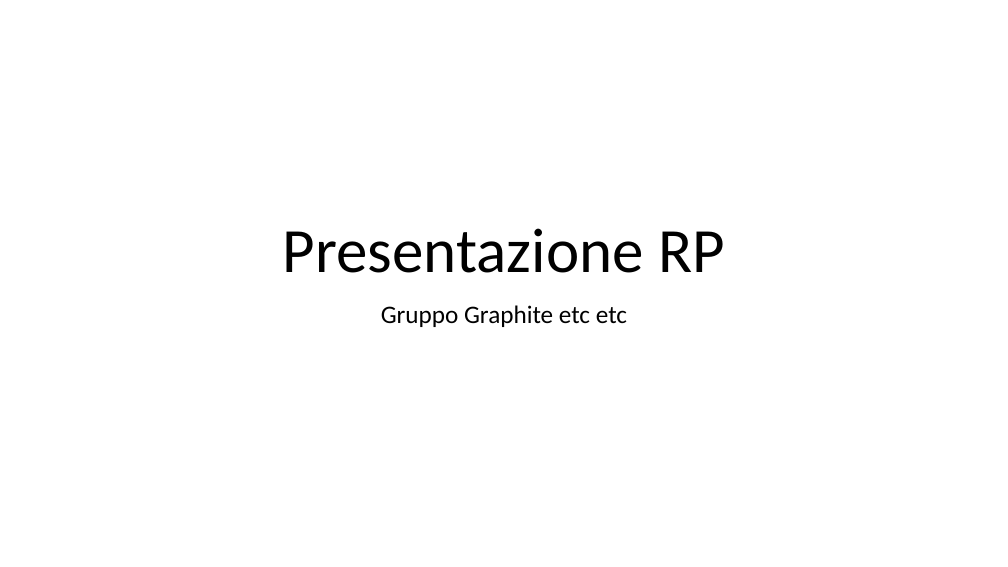
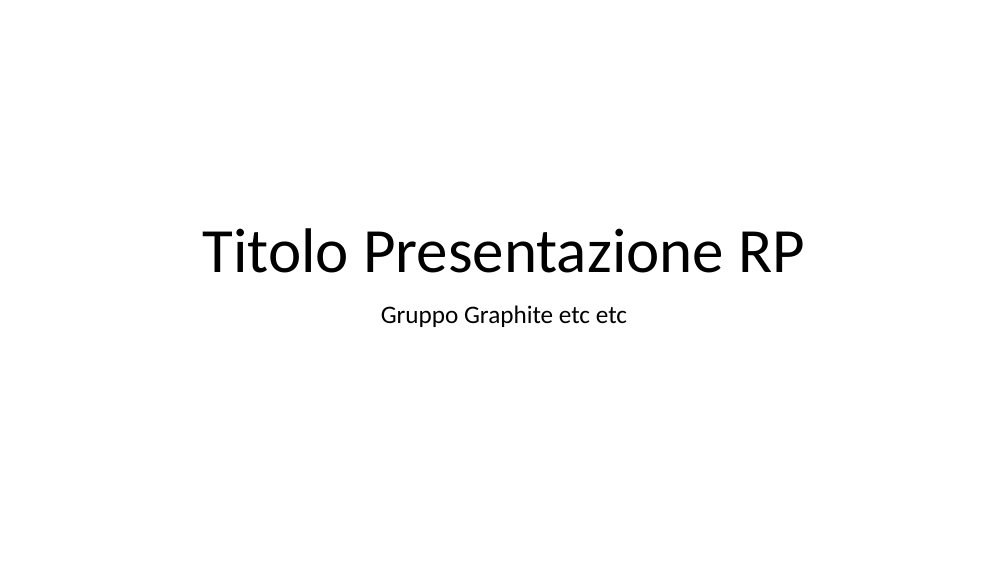
Before and after one commit to Italiaracerx/progettoSWE, a slide deck: slide 1 of Presentazioni/Presentazione RP 19-03-2018.pptx. Drawn at 1008x567 pixels with LibreOffice and Linux fonts; fonts in the diff are those of the drawing. Boxes give left, top, right and bottom in pixels: in the first picture for what was removed or moved away, otherwise in the second. Text is boxed around its words. In the diff, an @@ line names an element or a change of style, - is before the commit and + after.

```diff
--- a/Presentazioni/Presentazione RP 19-03-2018.pptx
+++ b/Presentazioni/Presentazione RP 19-03-2018.pptx
@@ title at <box>203,228,805,273</box>: text changed @@
-Presentazione RP
+Titolo Presentazione RP
```
Also in this commit, not shown: 4 other slides changed, 10 slides added.
